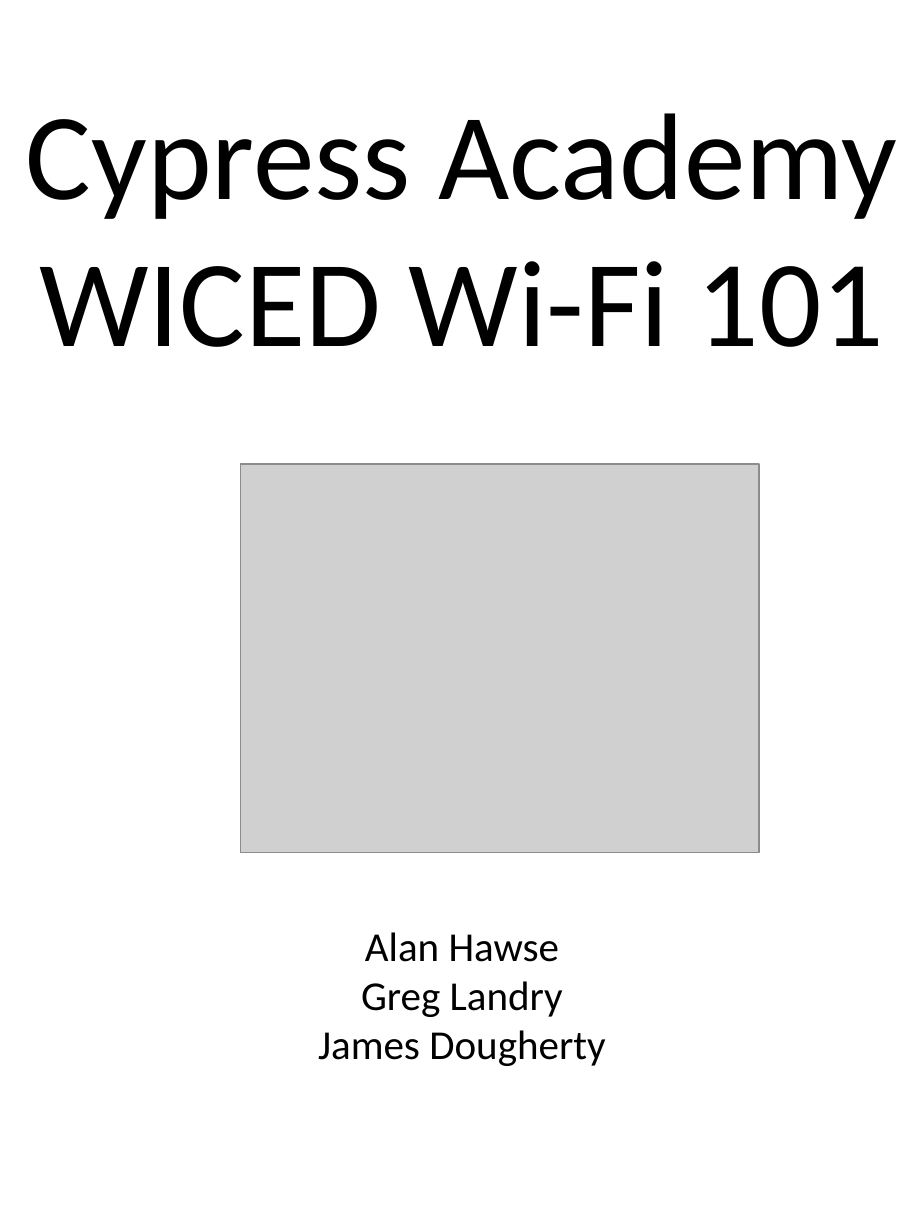
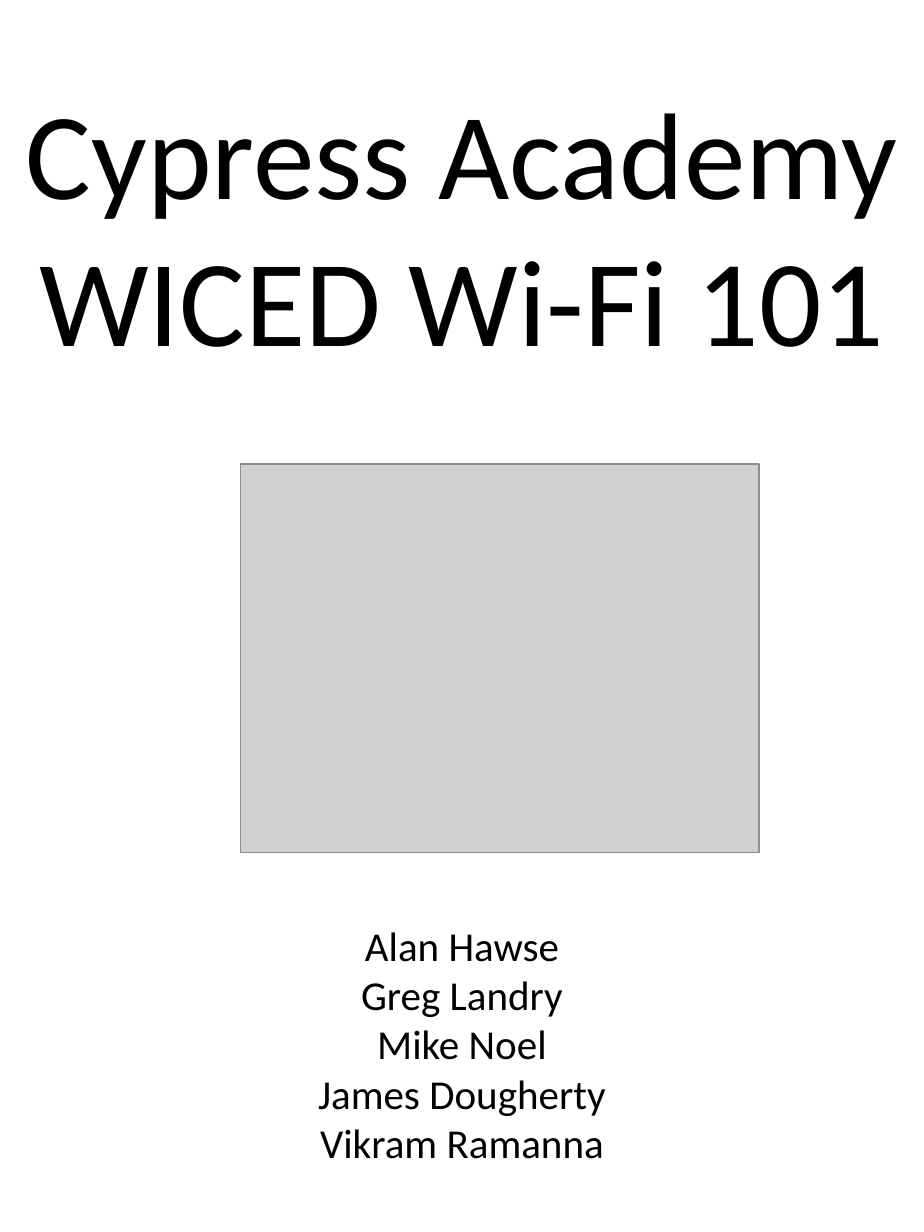
Before and after one commit to iotexpert/WW101, a slide deck: slide 1 of labmanual/WW101-Binder-Cover.pptx. Drawn at 924x1232 pixels with LibreOffice and Linux fonts; fonts in the diff are those of the drawing; grey boxes stand for pictures. Boxes give left, top, right and bottom in pixels: in the first picture for what was removed or moved away, otherwise in the second. Text is boxed around its words. In the diff, an @@ line names an element or a change of style, - is before the commit and + after.

```diff
--- a/labmanual/WW101-Binder-Cover.pptx
+++ b/labmanual/WW101-Binder-Cover.pptx
@@ text at [377,1030,547,1060]: paragraph added @@
+Mike Noel
@@ text at [320,1129,604,1159]: paragraph added @@
+Vikram Ramanna
```
Also in this commit, not shown: 5 other files.
